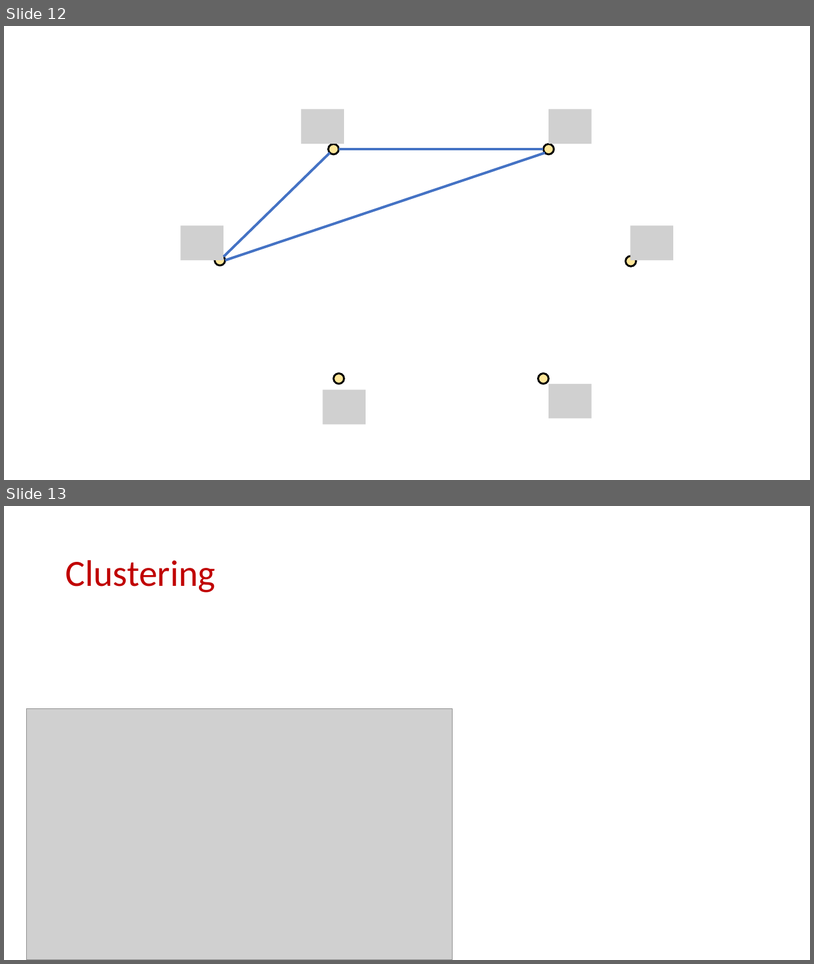
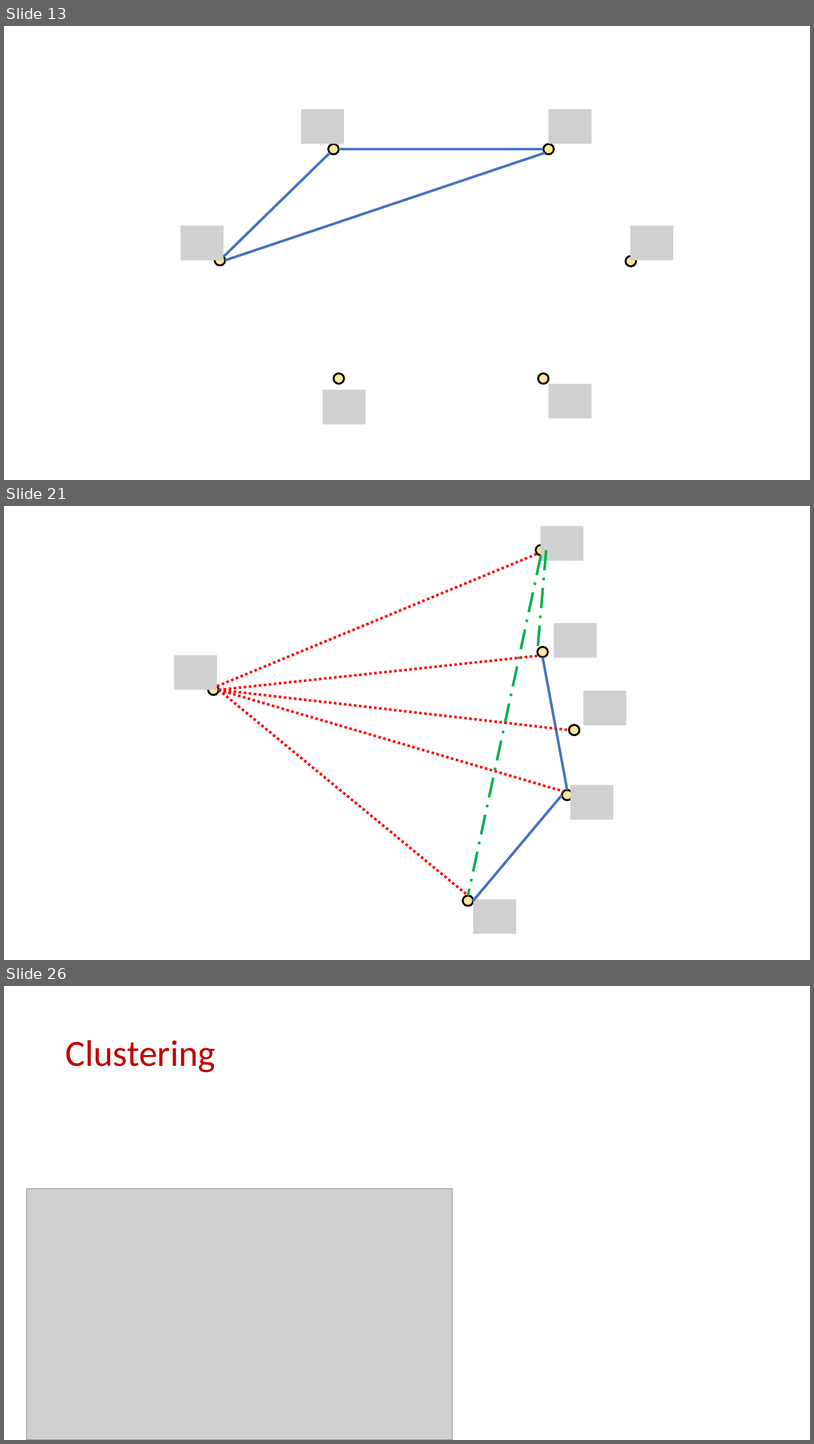
Before and after one commit to samsonzhou/samsonzhou.github.io, a slide deck: CSCE689-23/L21.pptx. Shown one above the other, each under a label of ours: slides 12 and 13 before the commit, slides 13, 21 and 26 after it; the slides between them are not shown. The pictures are 814x964 and 814x1444 pixels, drawn with LibreOffice and Linux fonts; fonts in the diff are those of the drawing; grey boxes stand for pictures. Boxes give left, top, right and bottom in pixels: in the first picture for what was removed or moved away, otherwise in the second. Text is boxed around its words. In the diff, an @@ line names an element or a change of style, - is before the commit and + after.

```diff
--- a/CSCE689-23/L21.pptx
+++ b/CSCE689-23/L21.pptx
@@ slide 21 added at (4,506,810,960), background #FFFFFF @@
@@ picture added at (540,526,584,561) @@
@@ line added from (218, 686) to (537, 554), #FF0000 3 pt dashed @@
@@ line added from (541, 556) to (468, 895), #00B050 3 pt dashed @@
@@ ellipse added at (536,545,546,555), fill #FFE699, outline #000000 2.25 pt @@
@@ line added from (546, 550) to (537, 652), #00B050 3 pt dashed @@
@@ picture added at (555,624,597,658) @@
@@ ellipse added at (537,647,548,657), fill #FFE699, outline #000000 2.25 pt @@
@@ picture added at (174,655,217,690) @@
@@ line added from (219, 690) to (539, 655), #FF0000 3 pt dashed @@
@@ line added from (543, 657) to (568, 790), #4472C4 3 pt @@
@@ ellipse added at (209,684,219,695), fill #FFE699, outline #000000 2.25 pt @@
@@ line added from (219, 690) to (468, 895), #FF0000 3 pt dashed @@
@@ line added from (219, 690) to (564, 791), #FF0000 3 pt dashed @@
@@ line added from (219, 690) to (570, 730), #FF0000 3 pt dashed @@
@@ picture added at (584,691,626,725) @@
@@ ellipse added at (570,725,580,735), fill #FFE699, outline #000000 2.25 pt @@
@@ ellipse added at (563,790,573,800), fill #FFE699, outline #000000 2.25 pt @@
@@ picture added at (571,785,614,819) @@
@@ line added from (473, 900) to (563, 795), #4472C4 3 pt @@
@@ ellipse added at (463,895,473,906), fill #FFE699, outline #000000 2.25 pt @@
@@ picture added at (473,899,516,934) @@
@@ what was slide 12 is now slide 13 @@
@@ what was slide 13 is now slide 26 @@
```
Also in this commit, not shown: 19 other slides added, 1 slide removed, 1 other file.
